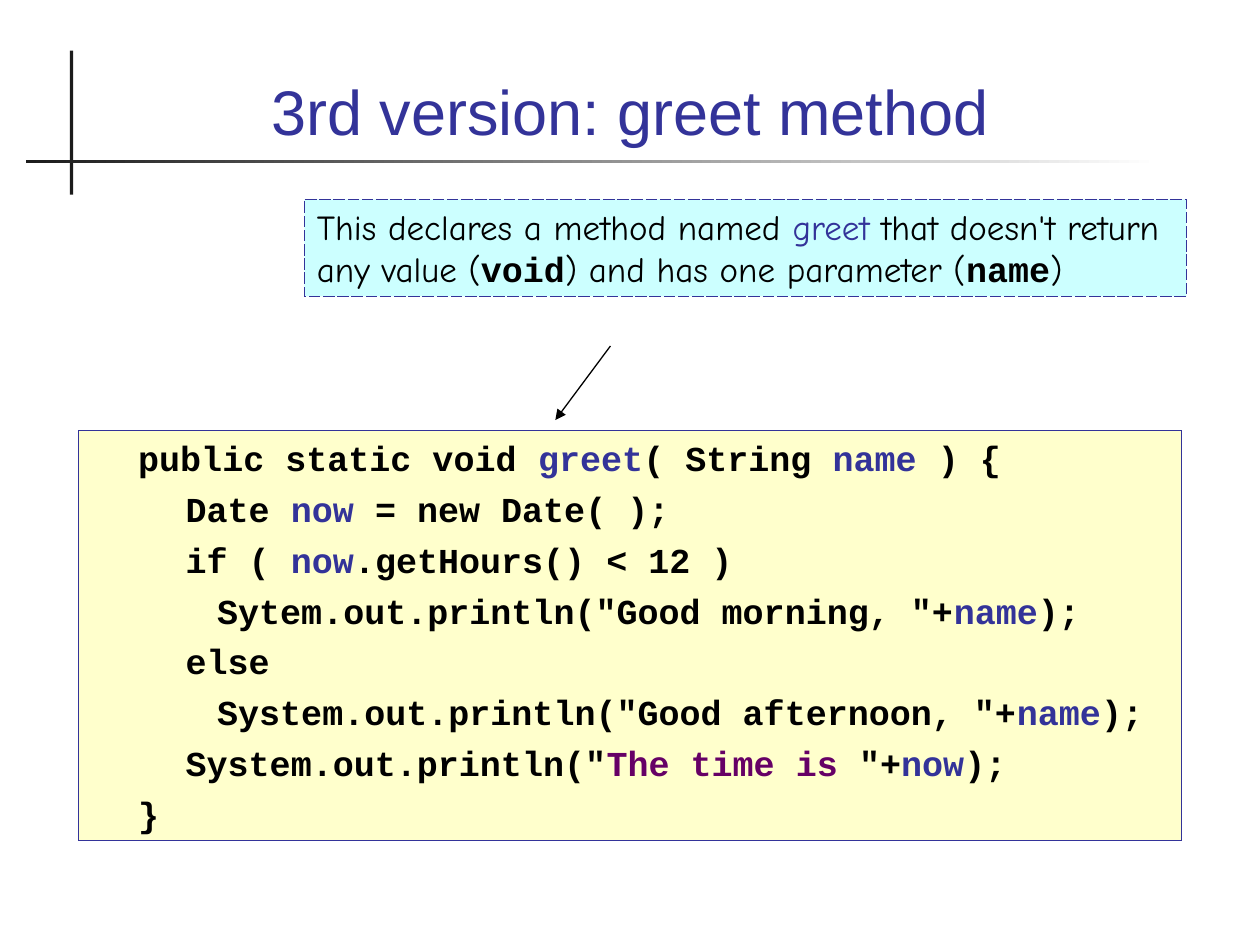
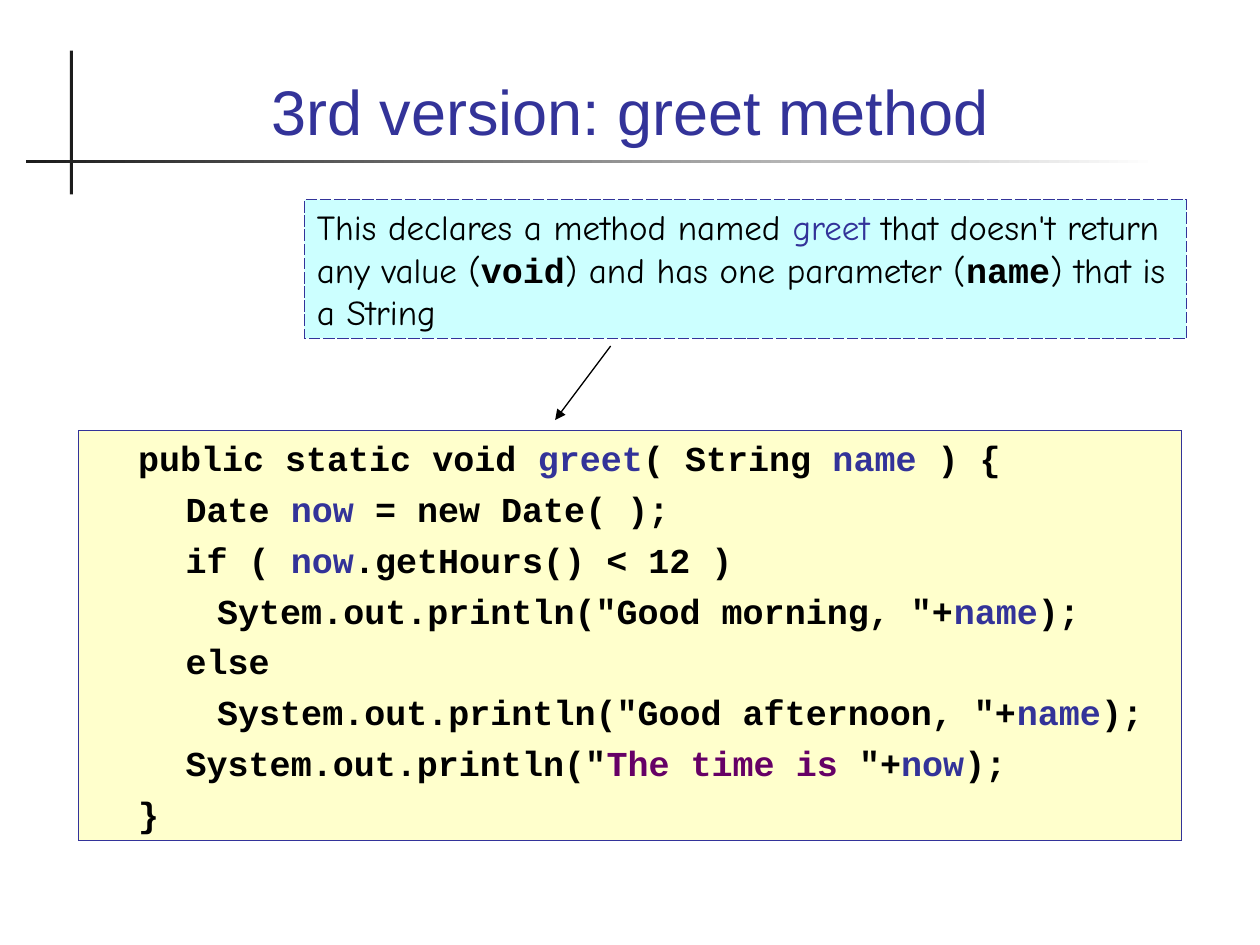
Before and after one commit to skeoop/skeoop.github.io, a slide deck: slide 23 of java-basics/00-Intro-to-Java.ppt. Drawn at 1260x945 pixels with LibreOffice and Linux fonts; fonts in the diff are those of the drawing. Boxes give left, top, right and bottom in pixels: in the first picture for what was removed or moved away, otherwise in the second. Text is boxed around its words. In the diff, an @@ line names an element or a change of style, - is before the commit and + after.

```diff
--- a/java-basics/00-Intro-to-Java.ppt
+++ b/java-basics/00-Intro-to-Java.ppt
@@ rectangle "This declares a method named ...": place and size @@
-rectangle "This declares a method named ..." at [305, 199, 1187, 296]
+rectangle "This declares a method named ..." at [305, 199, 1187, 338]
@@ text in rectangle at [317, 216, 1166, 332]: text changed @@
-This declares a method named greet that doesn't return any value (void) and has one parameter (name)
+This declares a method named greet that doesn't return any value (void) and has one parameter (name) that is a String
```
Also in this commit, not shown: 18 other slides changed, 2 other files.
